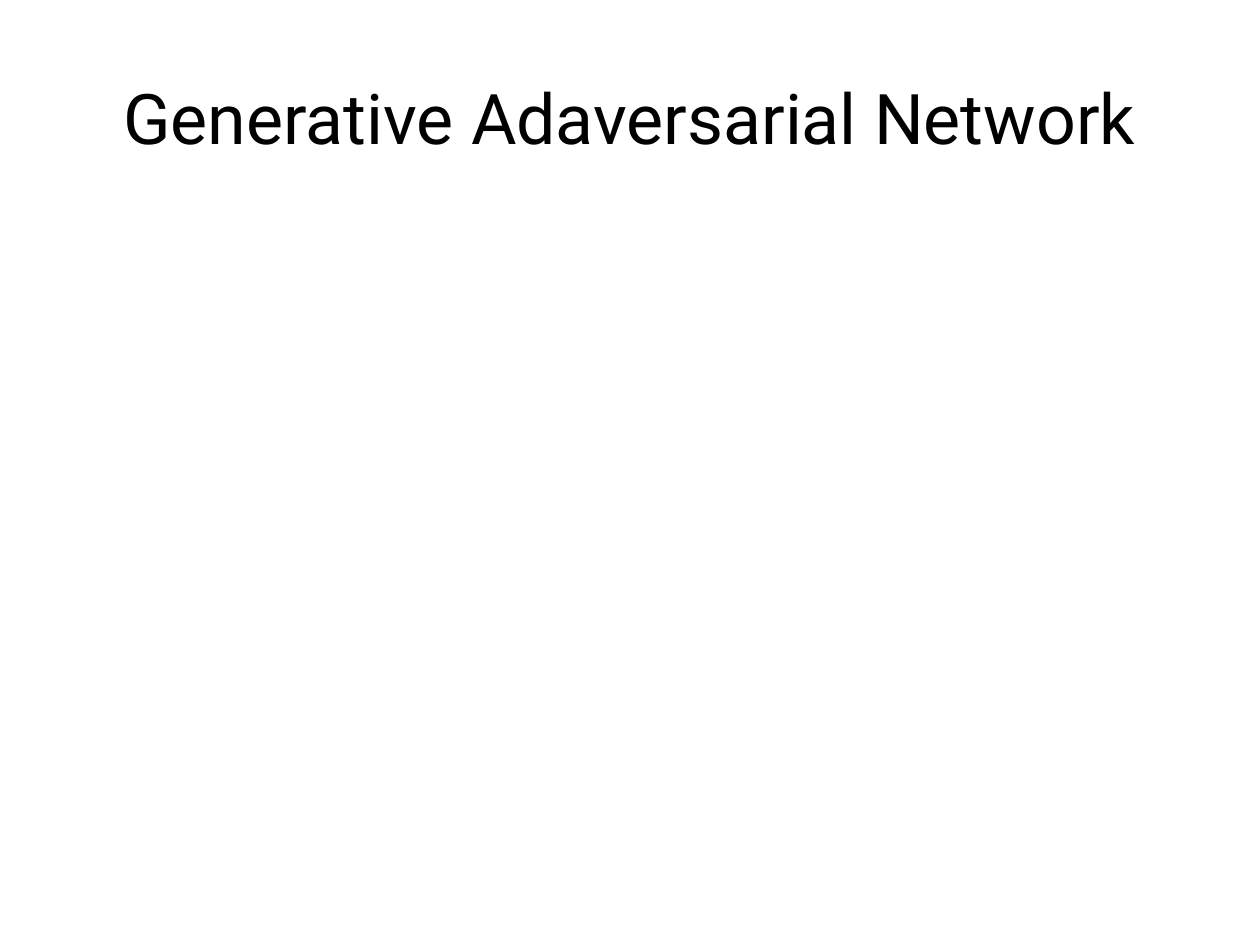
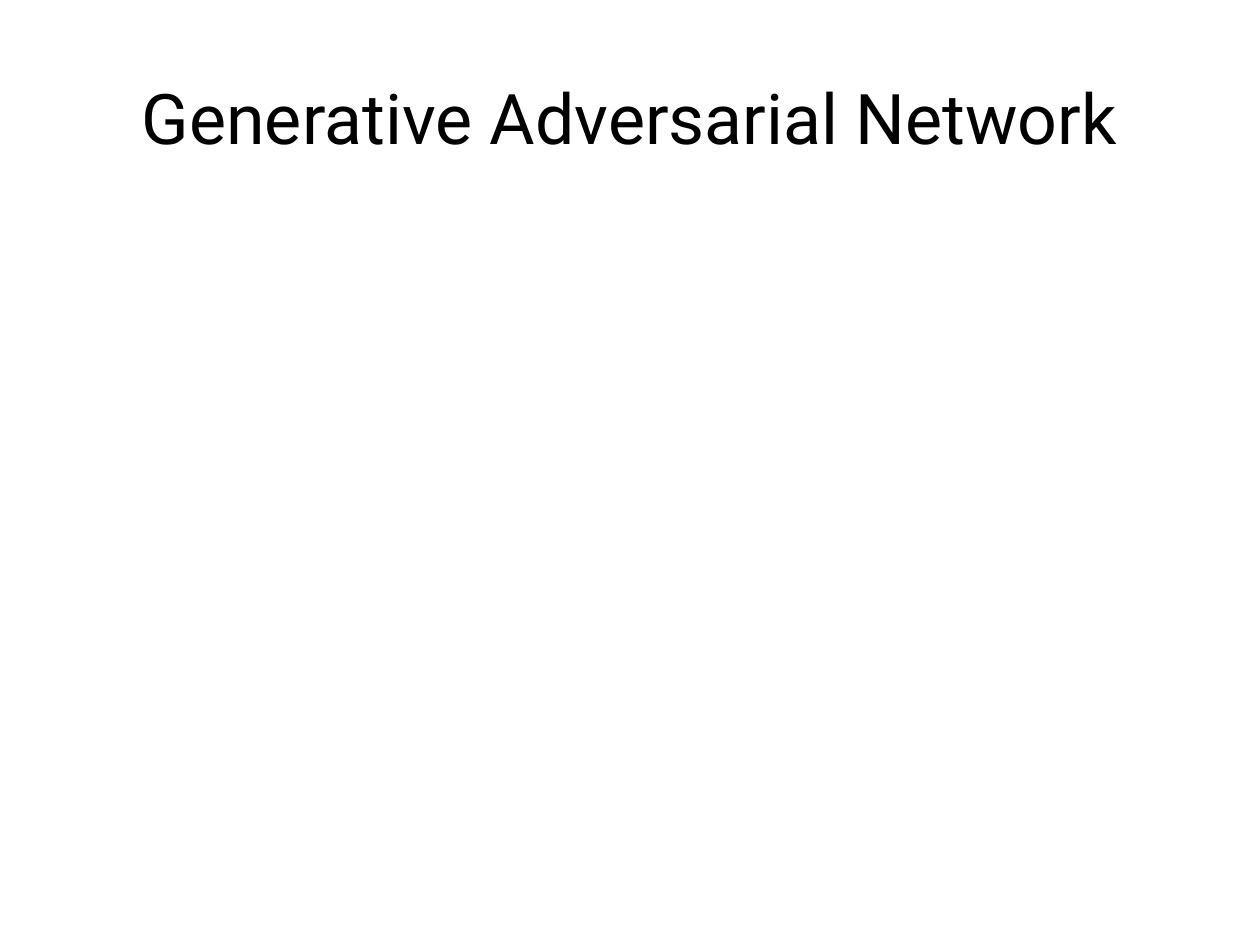
Before and after one commit to TedJeong/vipidly-vociferous, a slide deck: slide 22 of notes/머신러닝부터최적화문제까지.odp. Drawn at 1260x945 pixels with LibreOffice and Linux fonts; fonts in the diff are those of the drawing. Boxes give left, top, right and bottom in pixels: in the first picture for what was removed or moved away, otherwise in the second. Text is boxed around its words. In the diff, an @@ line names an element or a change of style, - is before the commit and + after.

```diff
--- a/notes/머신러닝부터최적화문제까지.odp
+++ b/notes/머신러닝부터최적화문제까지.odp
@@ title at (142, 91, 1117, 145): text changed @@
-Generative Adaversarial Network
+Generative Adversarial Network
```
Also in this commit, not shown: 6 slides added, 1 slide removed, 9 other files.
